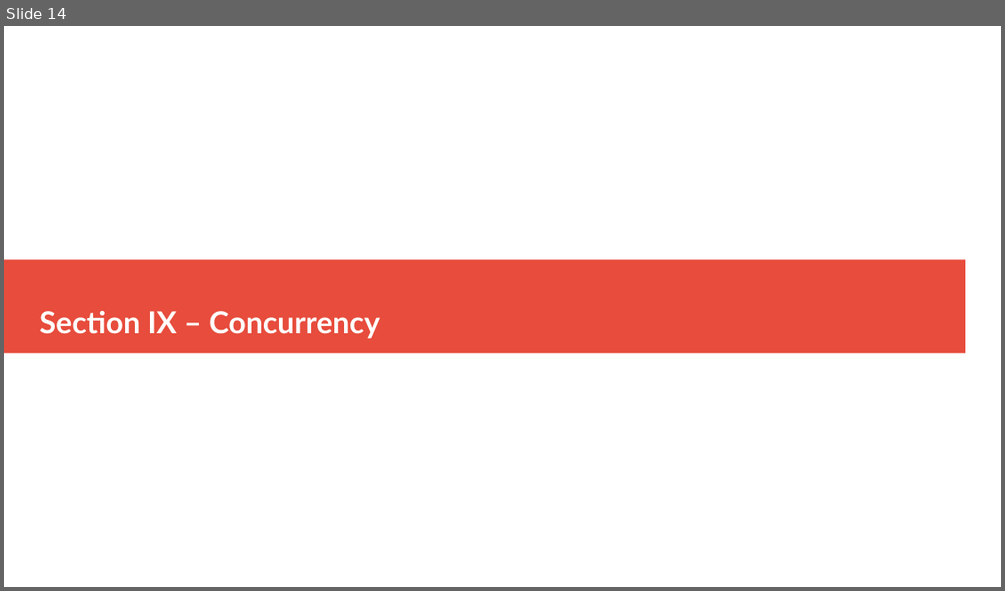
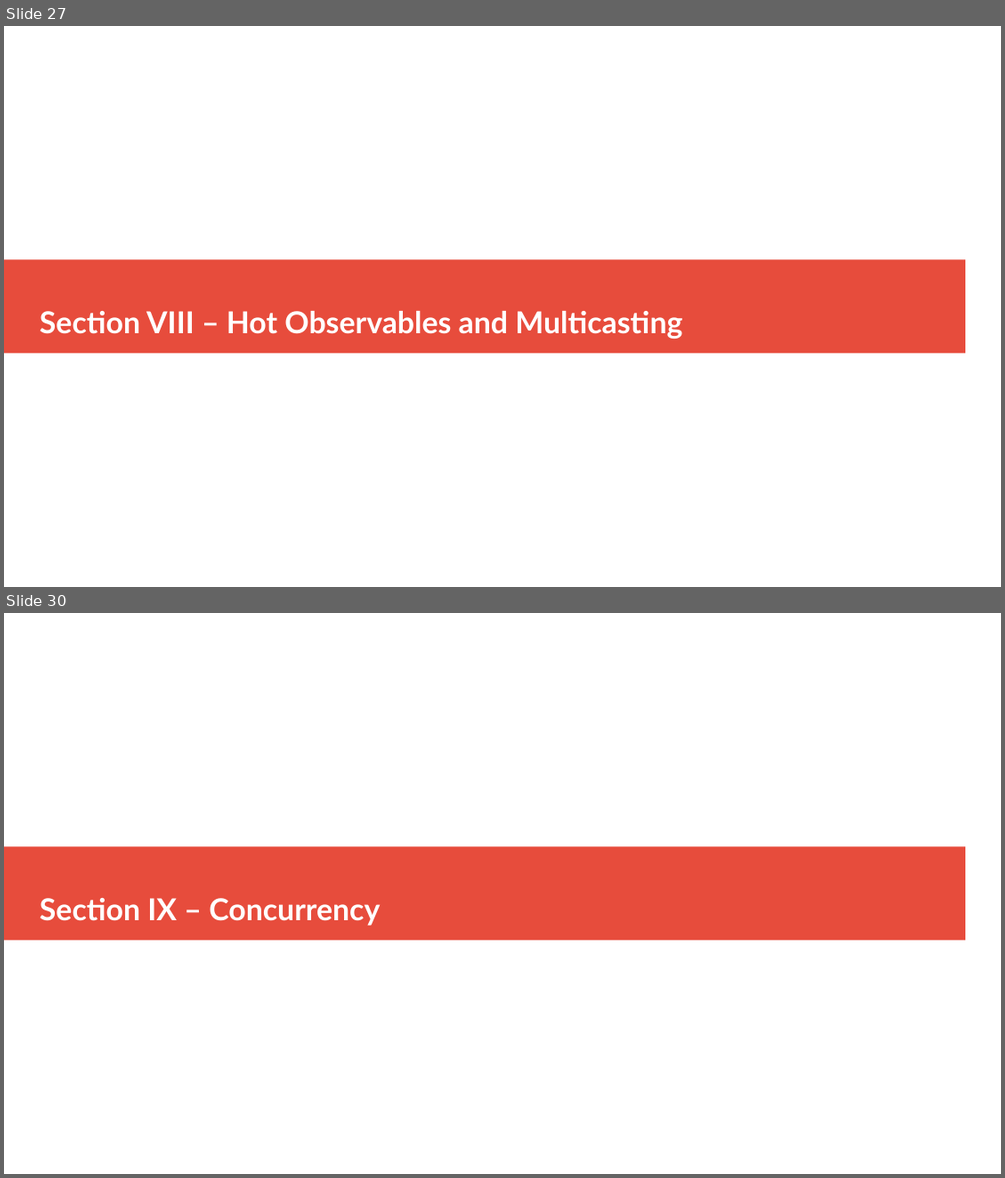
Before and after one commit to thomasnield/oreilly_reactive_python_for_data, a slide deck: resources/reactive_python_slides.odp. Shown one above the other, each under a label of ours: slide 14 before the commit, slides 27 and 30 after it; the slides between them are not shown. The pictures are 1005x591 and 1005x1178 pixels, drawn with LibreOffice and Linux fonts; fonts in the diff are those of the drawing. Boxes give left, top, right and bottom in pixels: in the first picture for what was removed or moved away, otherwise in the second. Text is boxed around its words. In the diff, an @@ line names an element or a change of style, - is before the commit and + after.

```diff
--- a/resources/reactive_python_slides.odp
+++ b/resources/reactive_python_slides.odp
@@ slide 27 added at <box>4,26,1001,587</box>, background #FFFFFF; not listed: 1 template element that a slide beside it also shows @@
@@ title added at <box>40,311,682,338</box>, 24 pt, text #FFFFFF, bold @@
+Section VIII – Hot Observables and Multicasting
@@ what was slide 14 is now slide 30 @@
```
Also in this commit, not shown: 2 slides changed, 15 other slides added.
